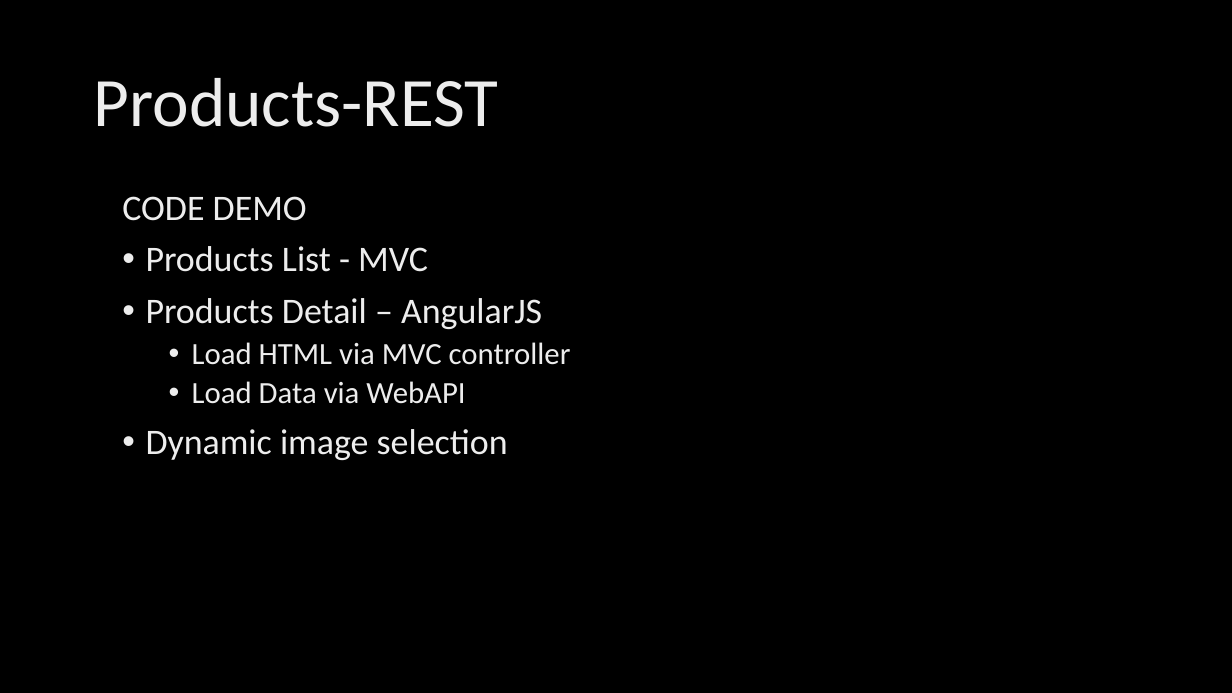
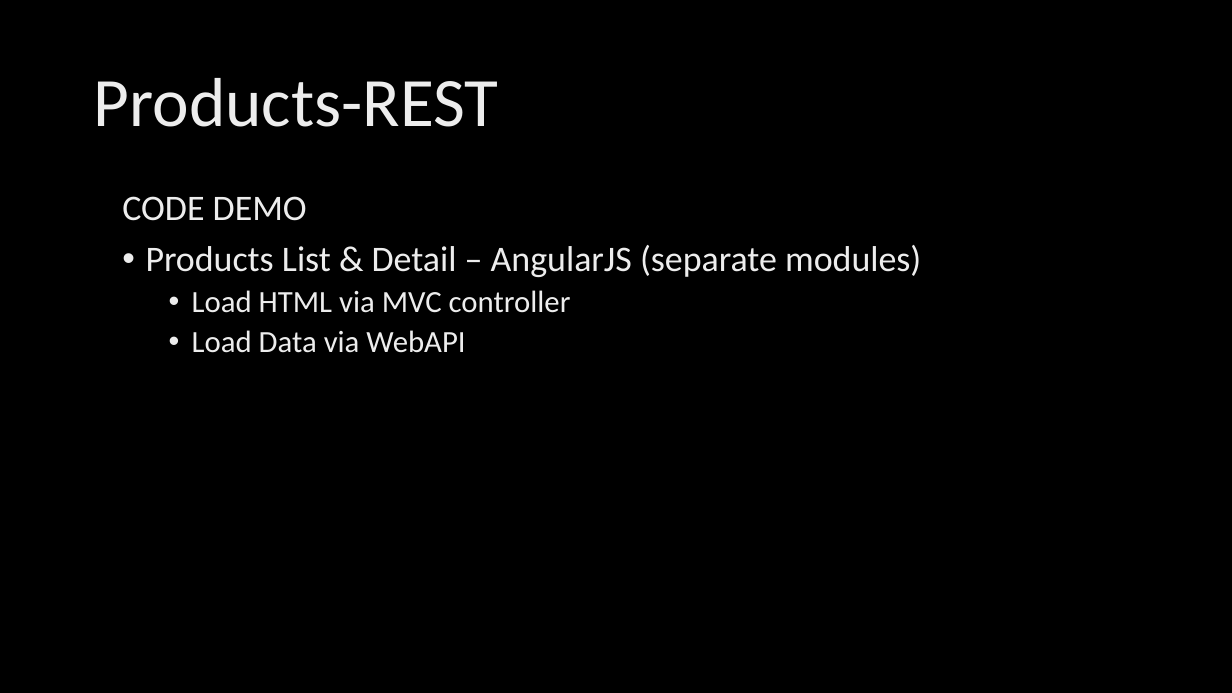
Before and after one commit to ryanlangton/angularjs-mvc, a slide deck: slide 20 of AngularJSdotNet.pptx (slide 21 before the commit). Drawn at 1232x693 pixels with LibreOffice and Linux fonts; fonts in the diff are those of the drawing; background and template pictures are left out. Boxes give left, top, right and bottom in pixels: in the first picture for what was removed or moved away, otherwise in the second. Text is boxed around its words. In the diff, an @@ line names an element or a change of style, - is before the commit and + after.

```diff
--- a/AngularJSdotNet.pptx
+++ b/AngularJSdotNet.pptx
@@ text at [146,245,921,277]: text changed @@
-• Products List - MVC
-• Products Detail – AngularJS
+• Products List & Detail – AngularJS (separate modules)
@@ text at [146,429,508,460]: paragraph removed @@
-• Dynamic image selection
```
Also in this commit, not shown: 17 other slides changed, 14 slides added, 6 slides removed, 35 other files.
